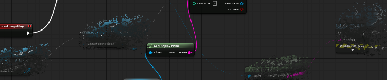
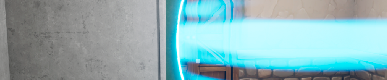
Layers edited between the first and the second 387×80 image:
added layer "Capa 13" above "Capa 12" over [0,0,387,80]
added layer "Capa 12" above "Capa 11" over [0,0,387,80]
